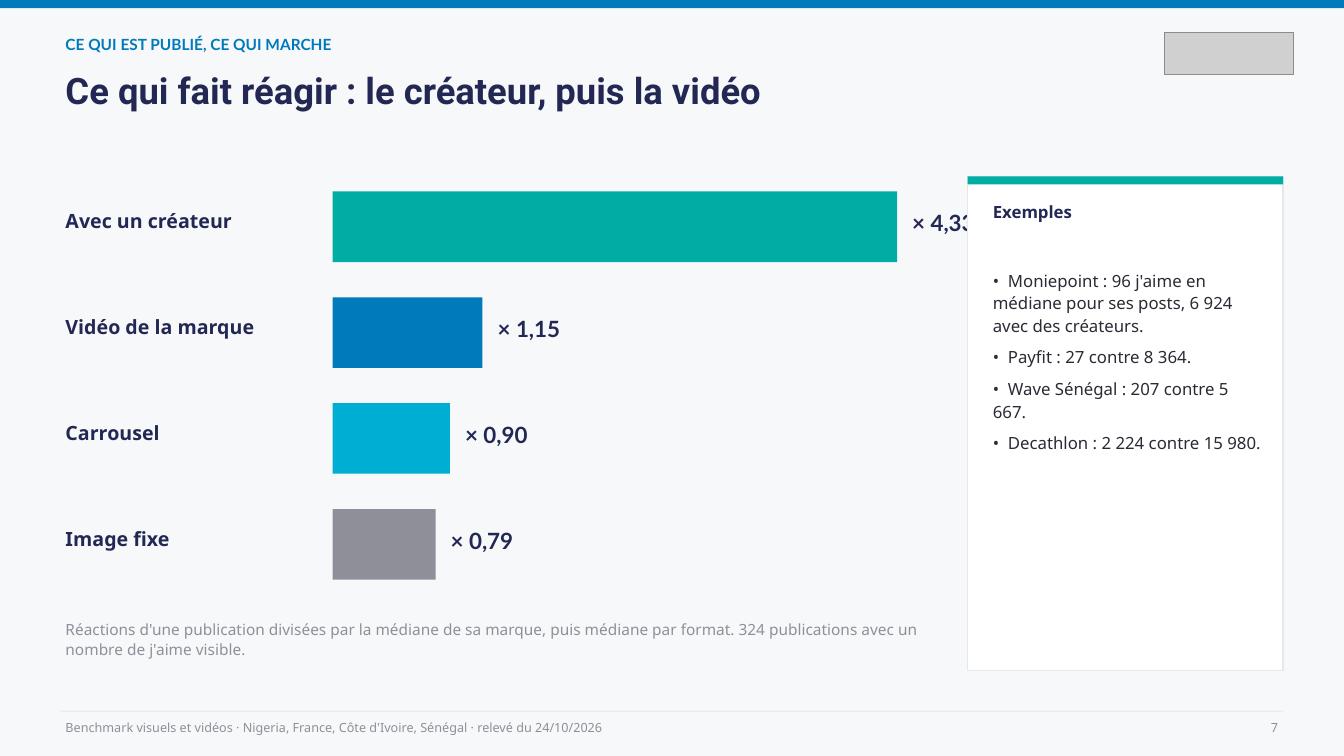
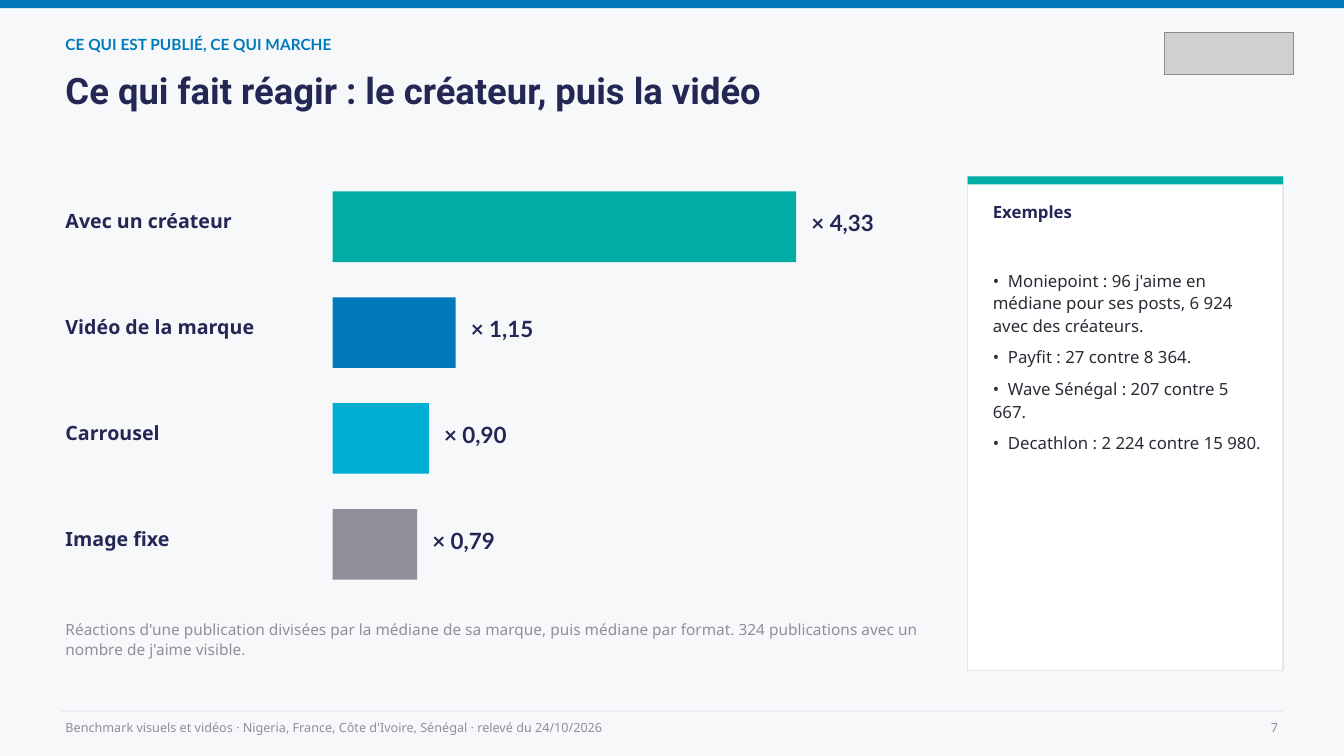
Before and after one commit to leslita06/fatima-unifood-fictif, a slide deck: slide 7 of benchmark-visuels/2026-10-24_benchmark-visuels-videos.pptx. Drawn at 1344x756 pixels with LibreOffice and Linux fonts; fonts in the diff are those of the drawing; grey boxes stand for pictures. Boxes give left, top, right and bottom in pixels: in the first picture for what was removed or moved away, otherwise in the second. Text is boxed around its words. In the diff, an @@ line names an element or a change of style, - is before the commit and + after.

```diff
--- a/benchmark-visuels/2026-10-24_benchmark-visuels-videos.pptx
+++ b/benchmark-visuels/2026-10-24_benchmark-visuels-videos.pptx
@@ rectangle: place and size @@
-rectangle at box(333, 192, 897, 262)
+rectangle at box(333, 192, 797, 262)
@@ text "× 4,33": place and size @@
-text "× 4,33" at box(931, 214, 975, 234)
+text "× 4,33" at box(830, 214, 874, 234)
@@ rectangle: place and size @@
-rectangle at box(333, 297, 483, 368)
+rectangle at box(333, 297, 456, 368)
@@ text "× 1,15": place and size @@
-text "× 1,15" at box(516, 320, 560, 340)
+text "× 1,15" at box(489, 320, 533, 340)
@@ rectangle: place and size @@
-rectangle at box(333, 403, 450, 474)
+rectangle at box(333, 403, 430, 474)
@@ text "× 0,90": place and size @@
-text "× 0,90" at box(483, 426, 527, 446)
+text "× 0,90" at box(462, 426, 506, 446)
@@ rectangle: place and size @@
-rectangle at box(333, 509, 436, 580)
+rectangle at box(333, 509, 417, 580)
@@ text "× 0,79": place and size @@
-text "× 0,79" at box(469, 532, 513, 552)
+text "× 0,79" at box(451, 532, 495, 552)
```
Also in this commit, not shown: 4 other slides changed, 1 other file.
